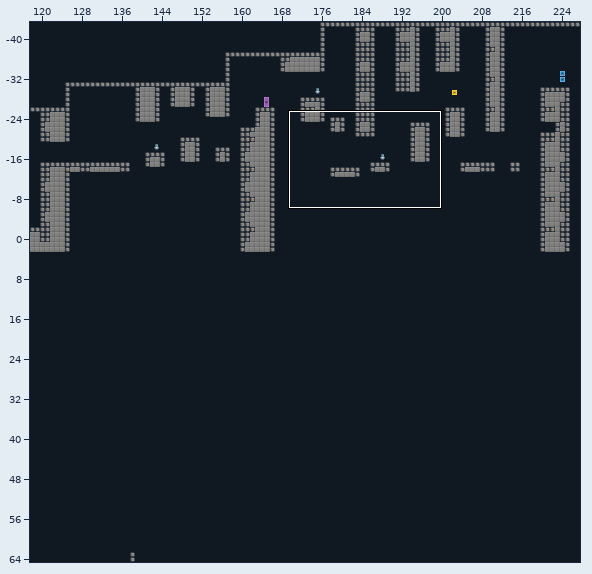
Two states of a Tiled map (JSON), Data/Stage/LaboratoryCombinedCourse.tmj. The picture above shows the old version from afar; the outline marks the close-up.
Close-up. The starting point:
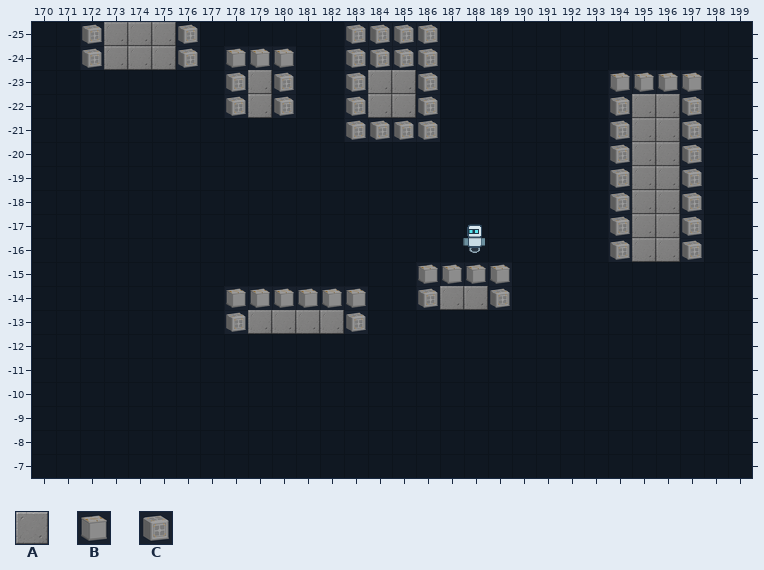
Cells are 32x32 px. Shown: x 170..199, y -25..-7. The commit also changed other parts of the map, which this record leaves out.
Key: from "CubeBlock": A 0; from "LaboratoryBlocks": B 0, C 1.
_ is an empty cell.
Layers that did not change in this view are not listed.
Layer "Terrain" before, first column x 170:
-25 __CAAAC______CCCC_____________
-24 __CAAAC_BBB__CCCC_____________
-23 ________CAC__CAAC_______BBBB__
-22 ________CAC__CAAC_______CAAC__
-21 _____________CCCC_______CAAC__
-20 ________________________CAAC__
-19 ________________________CAAC__
-18 ________________________CAAC__
-17 ________________________CAAC__
-16 ________________________CAAC__
-15 ________________BBBB__________
-14 ________BBBBBB__CAAC__________
-13 ________CAAAAC________________
-12 ______________________________
-11 ______________________________
-10 ______________________________
 -9 ______________________________
 -8 ______________________________
 -7 ______________________________
The same view after the edit:
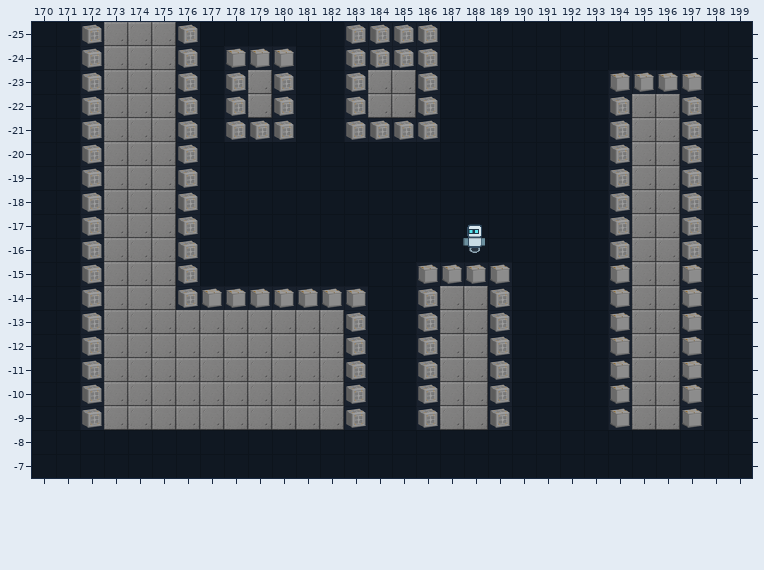
Change:
Changed rows in their new state; . is an unchanged cell.
Layer "Terrain":
first column x 172:
-23 CAAAC.....................
-22 CAAAC.....................
-21 CAAAC.CCC.................
-20 CAAAC.....................
-19 CAAAC.....................
-18 CAAAC.....................
-17 CAAAC.....................
-16 CAAAC.....................
-15 CAAAC.................BAAB
-14 CAAACB................BAAB
-13 CAAAAAA.......CAAC....BAAB
-12 CAAAAAAAAAAC..CAAC....BAAB
-11 CAAAAAAAAAAC..CAAC....BAAB
-10 CAAAAAAAAAAC..CAAC....BAAB
 -9 CAAAAAAAAAAC..CAAC....BAAB
Pixel boxes of the changes (left, top, right, bottom) in both close-ups:
changed: (80, 70, 368, 430)
added: (608, 262, 704, 430)
added: (416, 310, 512, 430)
